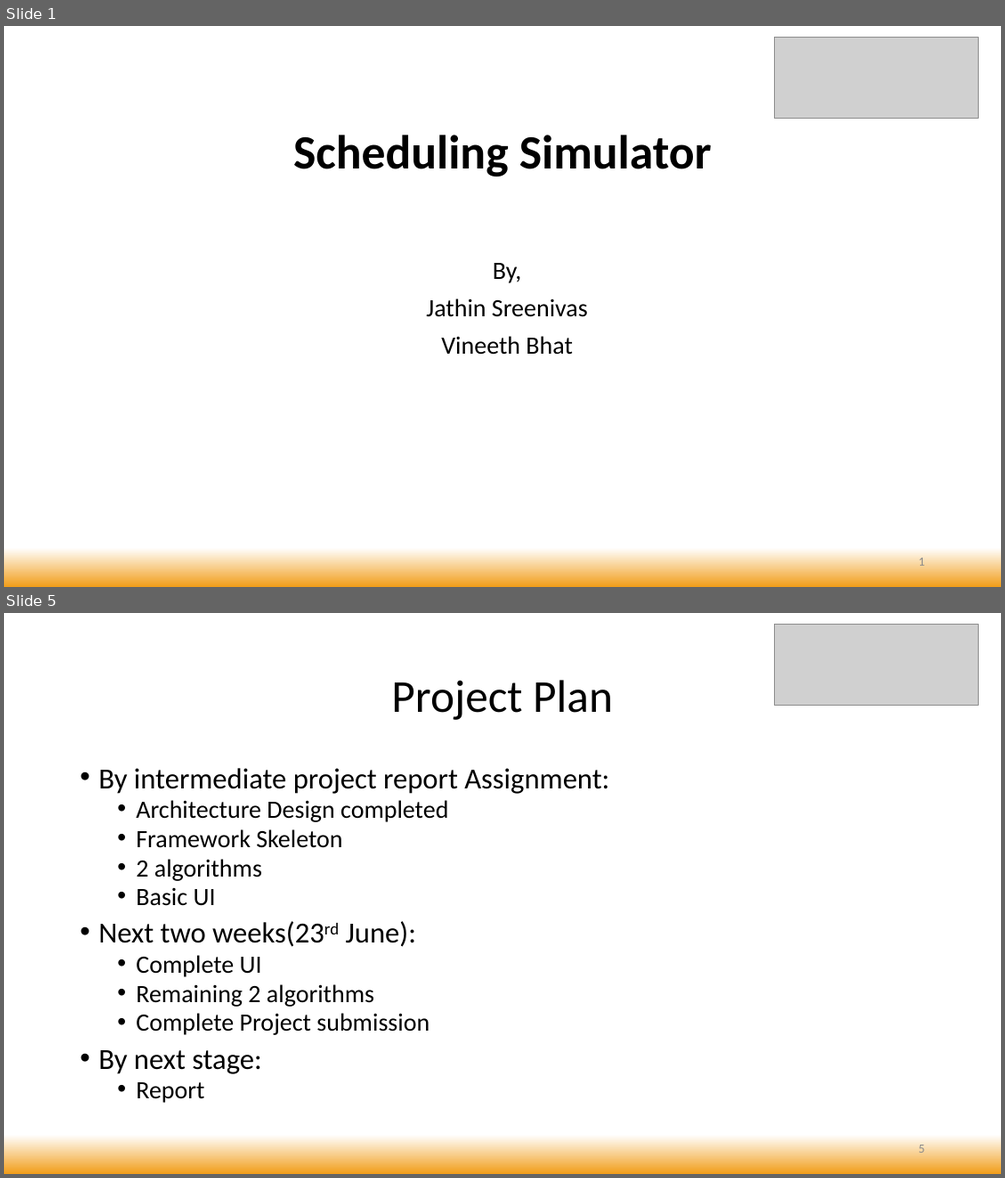
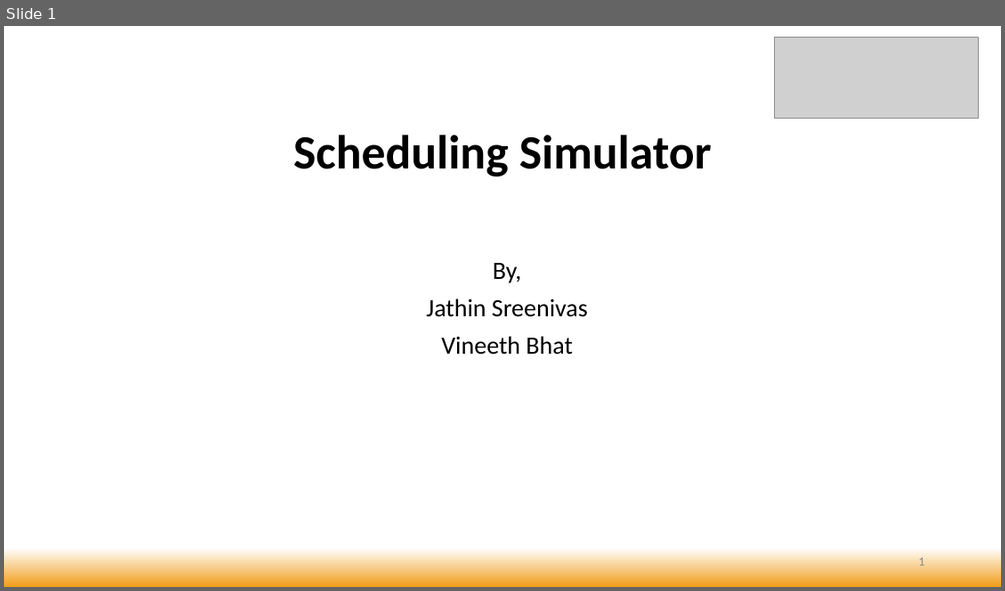
Before and after one commit to bhatvineeth/SchedulingSimulation, a slide deck: RTS_InitialProjectReport.pptx. Shown one above the other, each under a label of ours: slides 1 and 5 before the commit, slide 1 after it; the slides between them are not shown. The pictures are 1005x1178 and 1005x591 pixels, drawn with LibreOffice and Linux fonts; fonts in the diff are those of the drawing; grey boxes stand for pictures. Boxes give left, top, right and bottom in pixels: in the first picture for what was removed or moved away, otherwise in the second. Text is boxed around its words. In the diff, an @@ line names an element or a change of style, - is before the commit and + after.

Commit message:
Update RTS_InitialProjectReport.pptx
RTS Initial Project Report Update

```diff
--- a/RTS_InitialProjectReport.pptx
+++ b/RTS_InitialProjectReport.pptx
@@ slide 5 removed at [4,613,1001,1174], background gradient #FFFFFF to #F19D19 @@
@@ picture removed at [775,624,979,705] @@
@@ title removed at [391,680,613,720] @@
-Project Plan
@@ text removed at [98,768,609,1103] @@
-• By intermediate project report Assignment:
-  • Architecture Design completed
-  • Framework Skeleton
-  • 2 algorithms
-  • Basic UI
-• Next two weeks(23rd June):
-  • Complete UI
-  • Remaining 2 algorithms
-  • Complete Project submission
-• By next stage:
-  • Report
@@ page number removed at [918,1142,924,1152] @@
-5
```
Also in this commit, not shown: 4 slides changed, 1 slide added, 1 other slide removed.
